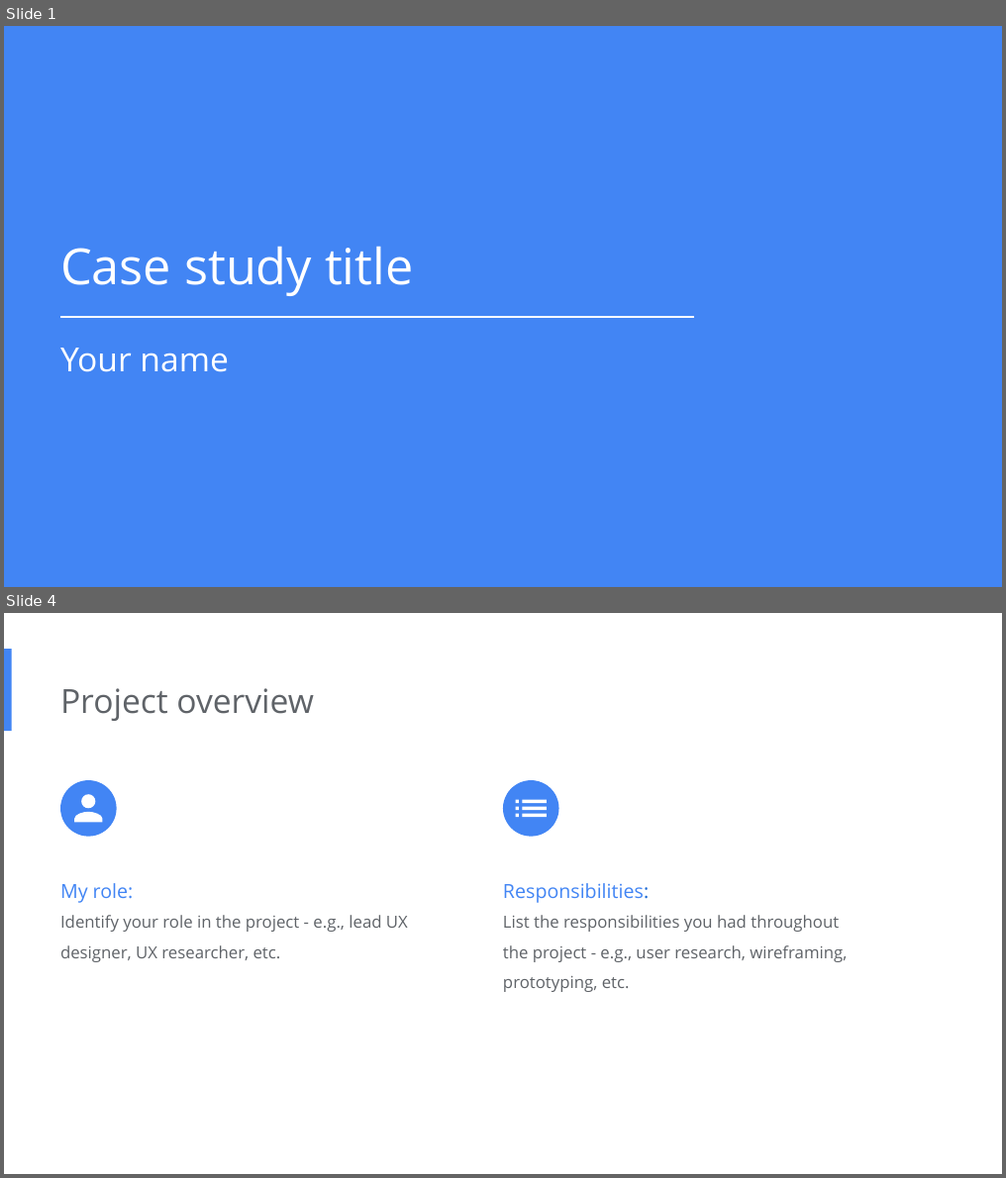
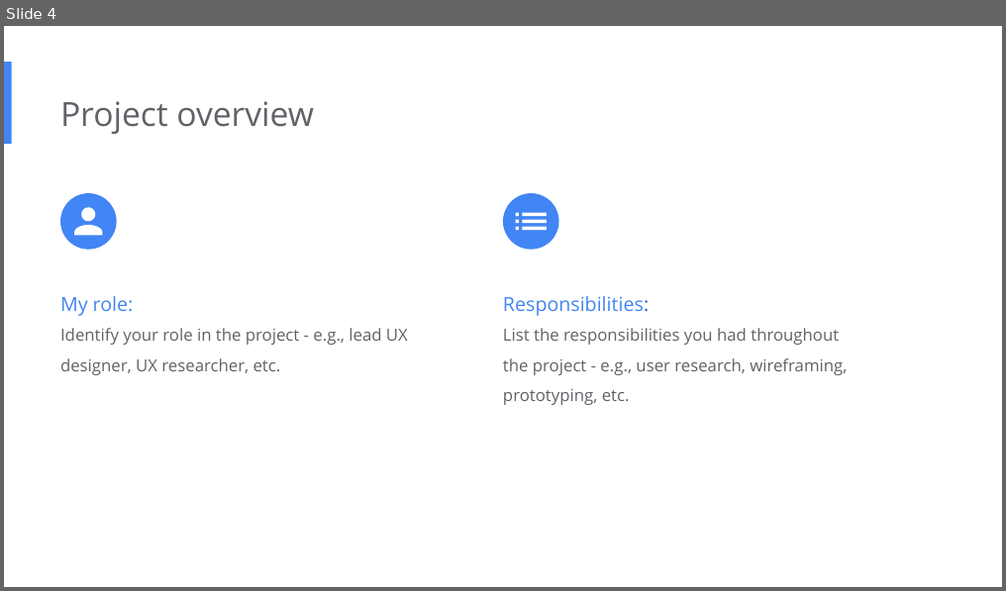
Before and after one commit to aPR0T0/UX-design, a slide deck: Portfolio Project/Study Deck.pptx. Shown one above the other, each under a label of ours: slides 1 and 4 before the commit, slide 4 after it; the slides between them are not shown. The pictures are 1006x1178 and 1006x591 pixels, drawn with LibreOffice and Linux fonts; fonts in the diff are those of the drawing. Boxes give left, top, right and bottom in pixels: in the first picture for what was removed or moved away, otherwise in the second. Text is boxed around its words. In the diff, an @@ line names an element or a change of style, - is before the commit and + after.

```diff
--- a/Portfolio Project/Study Deck.pptx
+++ b/Portfolio Project/Study Deck.pptx
@@ slide 1 removed at <box>4,26,1002,587</box>, background #4285F4 @@
@@ text removed at <box>60,246,413,296</box> @@
-Case study title
@@ line removed from (695, 317) to (60, 317) @@
@@ text removed at <box>60,348,228,372</box> @@
-Your name
```
Also in this commit, not shown: 2 slides changed, 1 slide added, 3 other files.
